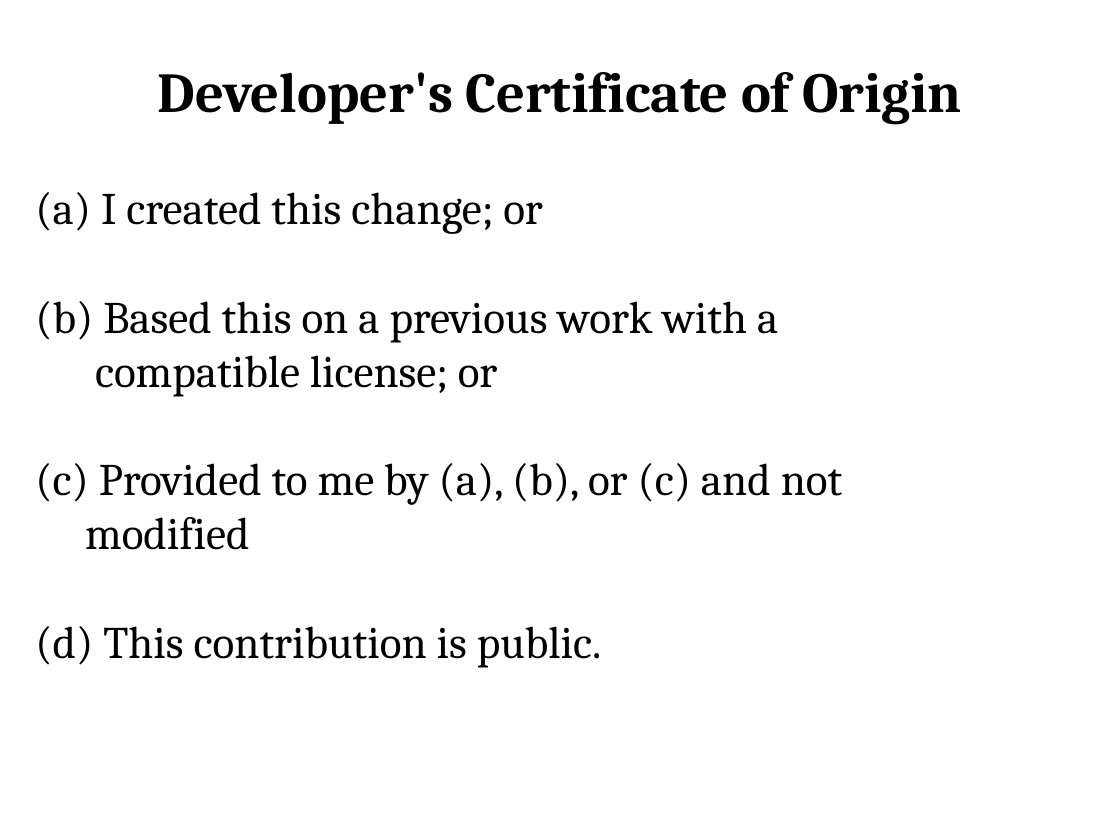
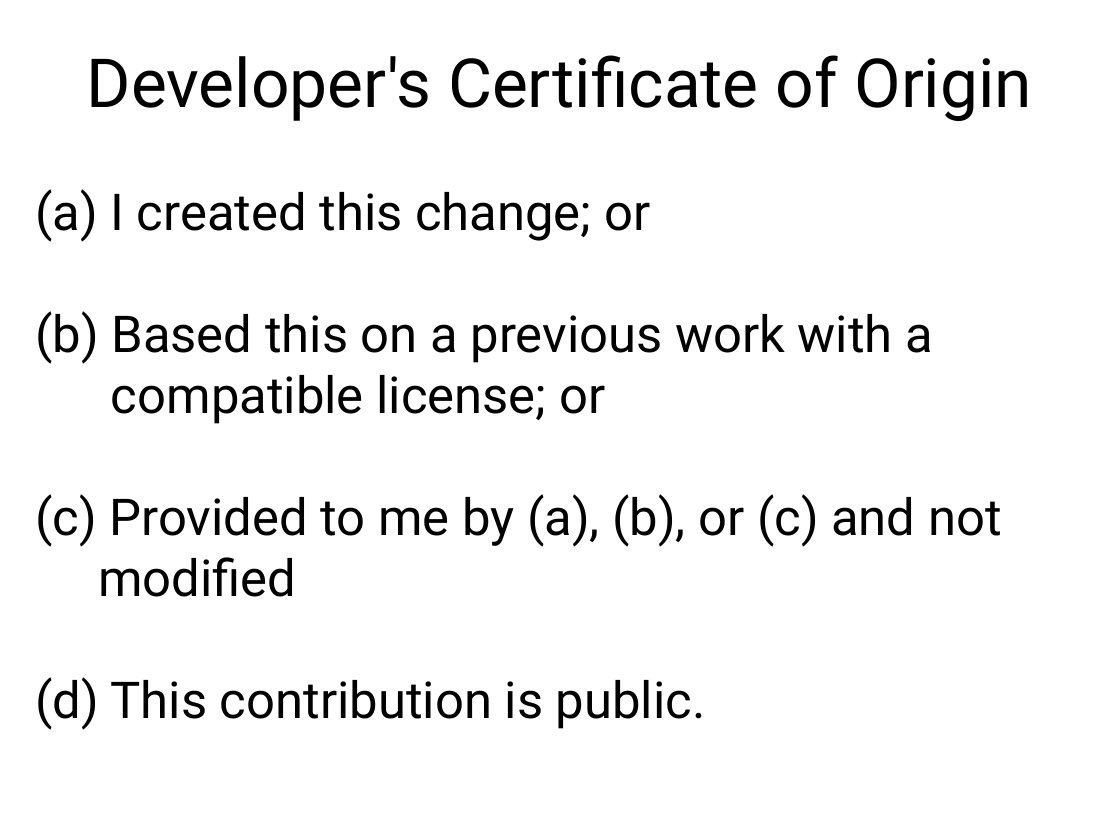
Before and after one commit to gregkh/kernel-development, a slide deck: slide 26 of kernel-development.odp. Drawn at 1120x840 pixels with LibreOffice and Linux fonts; fonts in the diff are those of the drawing. Boxes give left, top, right and bottom in pixels: in the first picture for what was removed or moved away, otherwise in the second. Text is boxed around its words. In the diff, an @@ line names an element or a change of style, - is before the commit and + after.

Commit message:
use "Bitter" font, much nicer

```diff
--- a/kernel-development.odp
+++ b/kernel-development.odp
@@ text "Developer's Certificate of Origin": place and size @@
-text "Developer's Certificate of Origin" at (158, 72, 962, 124)
+text "Developer's Certificate of Origin" at (87, 55, 1033, 121)
@@ text "Developer's Certificate of Origin" at (87, 55, 1033, 121): size 40 to 48 pt, font Cambria to Roboto, bold off @@
@@ text "(a) I created this change; ..." at (35, 189, 1002, 730): size 32 to 36 pt, font Cambria to Roboto @@
```
Also in this commit, not shown: 29 other slides changed.
